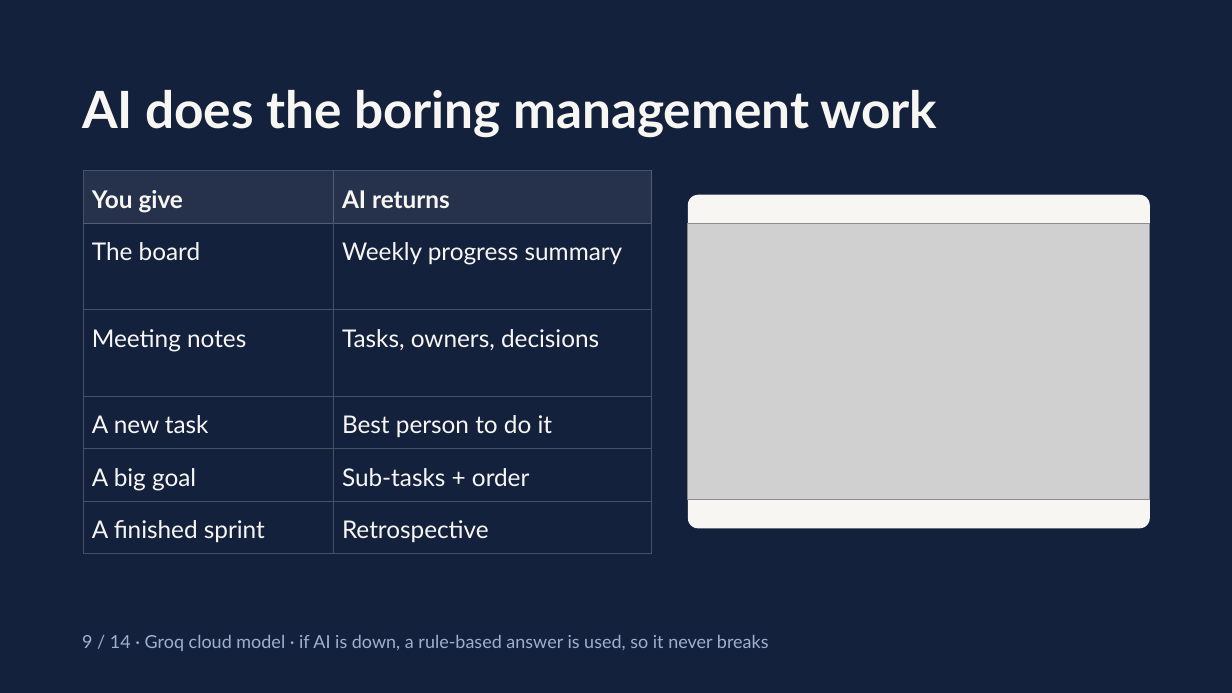
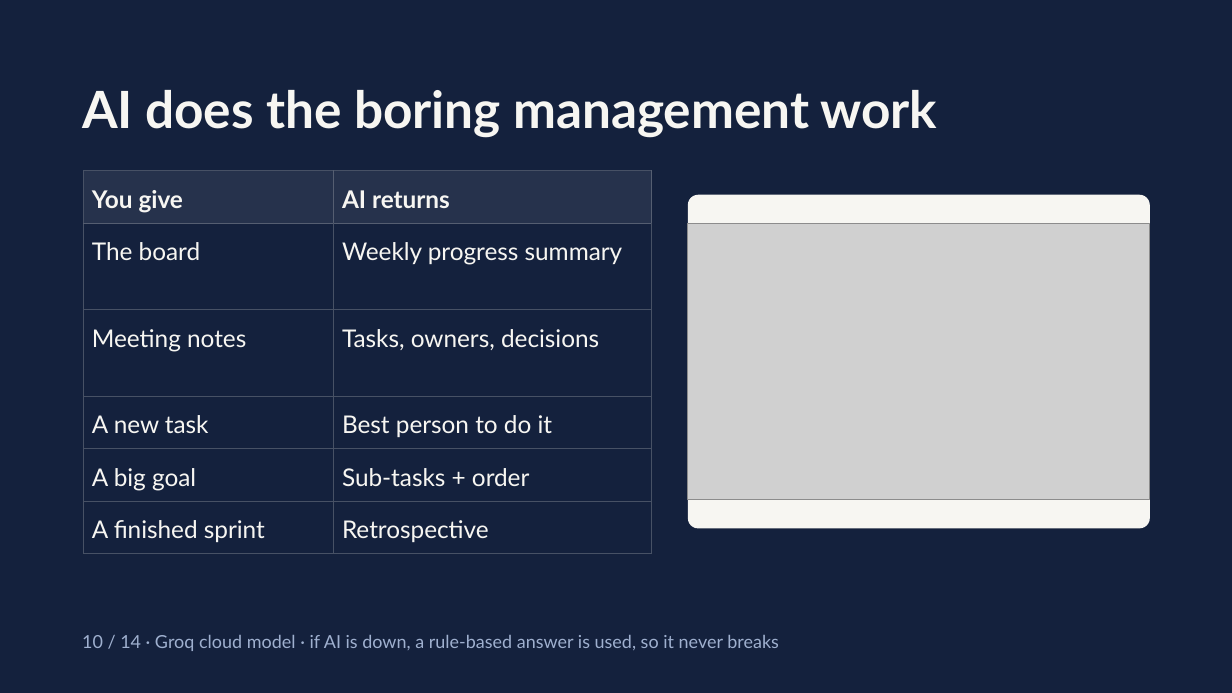
Before and after one commit to tupm2006/koshi, a slide deck: slide 10 of report/Slides-EN.pptx (slide 9 before the commit). Drawn at 1232x693 pixels with LibreOffice and Linux fonts; fonts in the diff are those of the drawing; grey boxes stand for pictures. Boxes give left, top, right and bottom in pixels: in the first picture for what was removed or moved away, otherwise in the second. Text is boxed around its words. In the diff, an @@ line names an element or a change of style, - is before the commit and + after.

```diff
--- a/report/Slides-EN.pptx
+++ b/report/Slides-EN.pptx
@@ text at (x1=82, y1=635, x2=779, y2=651): text changed @@
-9 / 14 · Groq cloud model · if AI is down, a rule-based answer is used, so it never breaks
+10 / 14 · Groq cloud model · if AI is down, a rule-based answer is used, so it never breaks
```
Also in this commit, not shown: 3 other slides changed, 7 slides added, 7 slides removed, 1 other file.
